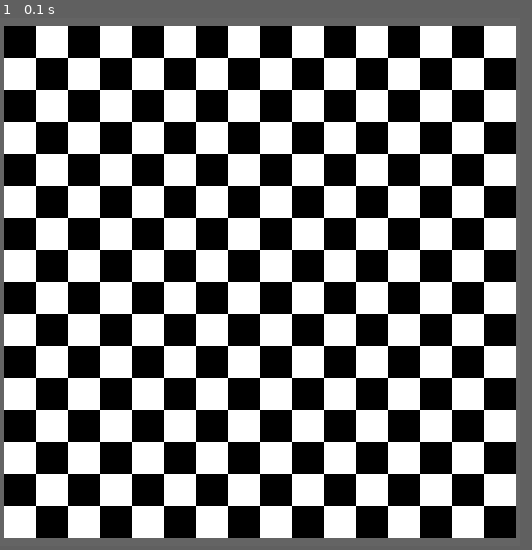
Above: before the commit, frame 1.
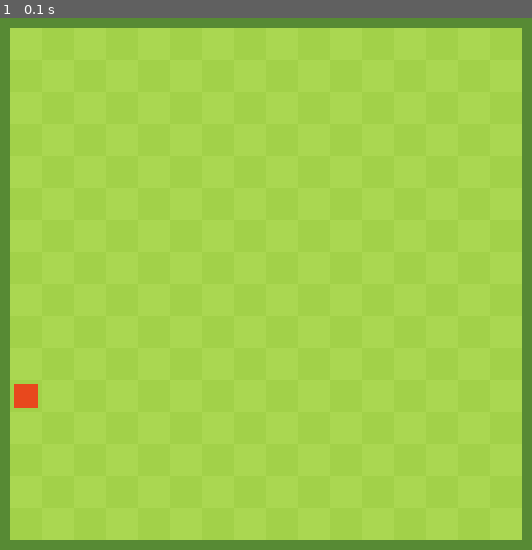
Above: after the commit, the same moment.

Repository: ThijmenStarrie/PygameSnake
Game: pygame game, started from PyGameSnake.py
Same seed, same stepped clock (60 frames per second), same inputs: the game is played once before the commit and once after it.
Inputs:
- Up to frame 1 (0.1 s): no input
In our replay, the window is 520x528 before the commit and 532x532 after it. These sizes can differ from the game's own. Grey fills any space a smaller window leaves; there, only what the larger window draws over its background counts as a difference.

The runs differ from the first frame. In frame 1, 97% of the frame differs, in the area x 0-99%, y 0-100%.

Commit message:
random apple function done changed background color

Diff:
--- a/PyGameSnake.py
+++ b/PyGameSnake.py
@@ -5,9 +5,13 @@
 
 
 # Colors
-white     = (255, 255, 255)
-black     = (000, 000, 000)
-lightgray = (100, 100, 100)
+white      = (255, 255, 255)
+black      = (000, 000, 000)
+lightgray  = (100, 100, 100)
+red        = (232, 72,  29)
+green      = (162, 209, 73)
+lightgreen = (170, 215, 81)
+darkgreen  = (87,  138, 52)
 
 # Keys
 keyup = 273
@@ -22,22 +26,24 @@
 square_size = 32
 board_width = 16
 board_height = 16
-xmargin = 4
-ymargin = 8
-margin_color = lightgray
-odd_color = white
-even_color = black
+xmargin = 10
+ymargin = 10
+margin_color = darkgreen
+odd_color = green
+even_color = lightgreen
+apple_margin = 4
 
 # game
 score = 0
-
+apple_xy = (0, 0)
 
 def background_grid():
-    global xmargin, ymargin, margin_color, board_width, board_height, square_size, odd_color, even_color
     pygame.draw.rect(DISPLAYSURF, margin_color, (0, 0, board_width * square_size + xmargin * 2, ymargin))  # top margin
     pygame.draw.rect(DISPLAYSURF, margin_color, (0, ymargin, xmargin, board_height * square_size))  # left margin
-    pygame.draw.rect(DISPLAYSURF, margin_color, (0, (board_height * square_size + ymargin), board_width * square_size + xmargin * 2, ymargin))  # bottom margin
-    pygame.draw.rect(DISPLAYSURF, margin_color, (xmargin + board_width * square_size, ymargin, xmargin, board_height * square_size))  # right margin
+    pygame.draw.rect(DISPLAYSURF, margin_color, (0, (board_height * square_size + ymargin),
+                                                 board_width * square_size + xmargin * 2, ymargin))  # bottom margin
+    pygame.draw.rect(DISPLAYSURF, margin_color, (xmargin + board_width * square_size, ymargin,
+                                                 xmargin, board_height * square_size))  # right margin
     for y in range(board_height):
         for x in range(board_height):
             if (x + y) % 2 == 0:
@@ -48,8 +54,16 @@
 
 def draw_square(x, y, color):
     global square_size, xmargin, ymargin
-    pygame.draw.rect(DISPLAYSURF, color, (xmargin + x * square_size, ymargin + y * square_size, square_size, square_size))
+    pygame.draw.rect(DISPLAYSURF, color, (xmargin + x * square_size, ymargin + y * square_size,
+                                          square_size, square_size))
 
+def random_apple():
+    apple = (random.randrange(board_width), random.randrange(board_height))
+    applex, appley = apple
+    pygame.draw.rect(DISPLAYSURF, red, (xmargin + applex * square_size + apple_margin,
+                                        ymargin + appley * square_size + apple_margin,
+                                        square_size - 2 * apple_margin, square_size - 2 * apple_margin))
+    return apple
 
 
 def key_input(keyinput):
@@ -63,10 +77,12 @@
         return  "RIGHT"
 
 
-DISPLAYSURF = pygame.display.set_mode((board_width * square_size + xmargin * 2, board_height * square_size + ymargin * 2))
+DISPLAYSURF = pygame.display.set_mode((board_width * square_size + xmargin * 2,
+                                       board_height * square_size + ymargin * 2))
 pygame.display.set_caption("Snake  - score: " + str(score))
 
 background_grid()
+print(random_apple())
 
 while True:
     for event in pygame.event.get():
@@ -79,5 +95,6 @@
 
 
 
+
     pygame.display.update()
     FPSCLOCK.tick(FPS)
